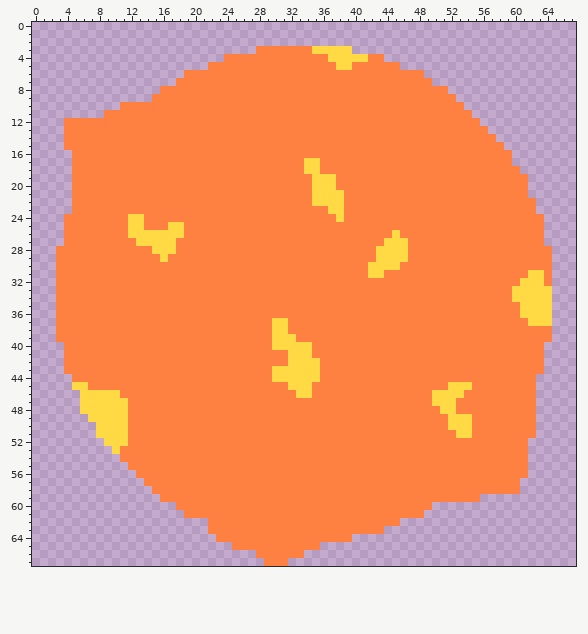
Pixel-art file -- Planets/planet_medium_back.ase. This is how it looked before the edit.
68x68 pixels, 1 frame.
The same view after the edit:
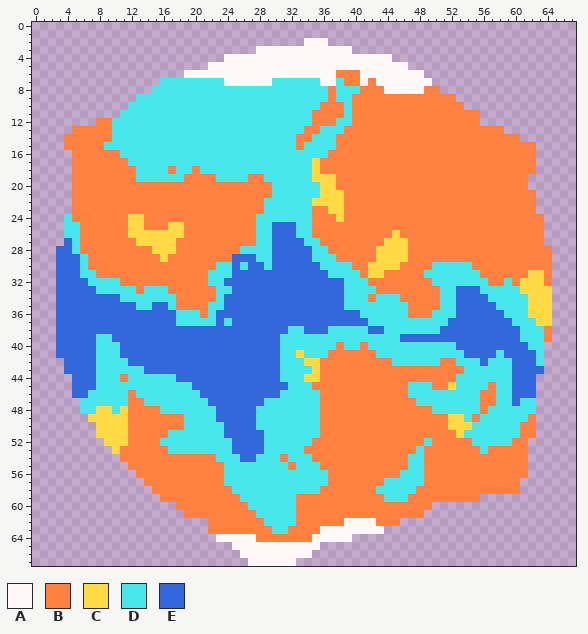
Palette (. is transparent): A #fff7f8  B #ff8142  C #ffda45  D #49e7ec  E #3368dc
What changed:
Changed rows in their new state; - is an unchanged pixel.
first column x 3:
 2 -------------------------------AAA---------------------------
 3 -------------------------AAAAAAAAAAAA------------------------
 4 ---------------------AAAAAAAAAAAAAAAAAAAAA-------------------
 5 -------------------AAAAAAAAAAAAAAAAAAAAAAAAA-----------------
 6 ----------------AAAAAAAAAAAAAAAAAAA---AAAAAAAA---------------
 7 -------------DDDDDDDDAAAAAADDDDDDAAD--A-AAAAAAA--------------
 8 ------------DDDDDDDDDDDDDDDDDDDDDD-DDD---AAAAA--.------------
 9 ----------DDDDDDDDDDDDDDDDDDDDDDDD-DD------------------------
10 --------.DDDDDDDDDDDDDDDDDDDDDDDD---D------------------------
11 ------..DDDDDDDDDDDDDDDDDDDDDDDD----D---------------B--------
12 -....--DDDDDDDDDDDDDDDDDDDDDDDDD---DD------------------------
13 -.-----DDDDDDDDDDDDDDDDDDDDDDDD--DDD------------------BB-----
14 -------DDDDDDDDDDDDDDDDDDDDDDD--DDD--------------------BBB---
15 ------DDDDDDDDDDDDDDDDDDDDDDDD-DDDD---------------------BBBB-
16 --------DDDDDDDDDDDDDDDDDDDDDDDDDD-----------------------BBB-
17 ---------DDDDDDDDDDDDDDDDDDDDDDD-------------------------BBB-
18 ----------DDDD-DD-DDDDDDDDDDDDDD--------------------------BB-
19 ----------DDDDDD----DDDD--DDDDDD-----------------------------
20 ---------------------------DDDDDD----------------------------
21 ---------------------------DDDDDD--------------------------B-
22 --------------------------DDDDDD-----------------------------
23 --------------------------DDDDDD-----------------------------
24 -D-----------------------DDDDDDD-----------------------------
25 -DD----------------------DDEEEDD-----------------------------
26 -DD----------------------DDEEEDD-----------------------------
27 -ED----------------------DDEEEEDD----------------------------
28 EED--------------------DDDDEEEEEDD---------------------------
29 EEED------------------EEEDDEEEEEDDD--------------------------
30 EEED----------------DDEDEEDEEEEEEDDDD----------DDDDD---------
31 EEEDD--------------DDDEEEEEEEEEEEEDDDD--------DDDDDDD--------
32 EEEEDDDD-----------DDEEEEEEEEEEEEEEEDDD--------DDDDDDD--D----
33 EEEEEDDDDD-DDD------DDEEEEEEEEEEEEEEDDDD--------DDEEEDDDDD---
34 EEEEEEEEDDDDDDD-----DEEEEEEEEEEEEEEEDDD-DDD-----DDEEEEDDDDD--
35 EEEEEEEEEEDDEED----DDEEEEEEEEEEEEEEEDDDDDDDD----DDEEEEEDDDD--
36 EEEEEEEEEEEEEEEDDD-DEEEEEEEEEEEEEEEEEEDDDDDD---DDDEEEEEEDDD--
37 EEEEEEEEEEEEEEEDDDDDEDEEEEEEEEEEEEEEEEEDDDDDDDDDDEEEEEEEEDDD-
38 EEEEEEEEEEEEEEEEEEEEEEEEEEEEEDDEEEDDDDDEEDDDDDDDEEEEEEEEEEDDD
39 EEEEEDDEEEEEEEEEEEEEEEEEEEEEDDDDDDDDDDDDDDDEEEEEEEEEEEEEEEDDD
40 EEEEEDDDEEEEEEEEEEEEEEEEEEEEDDDDDDD-DD-DDDDDDDDDDDEEEEEEEEEDD
41 EEEEEDDDEEEEEEEEEEEEEEEEEEEEDD-DDD------DDDDDDDDDDDEEEEDEEEED
42 -EEEEDDDDEEEEEEEEEEEEEEEEEEEDDD-----------DDDDDD--DDDEDDDEEED
43 -EEEEDDDDDDEEEEEEEEEEEEEEEEEDDDD-------------------DDDDDDEEEE
44 --EEEDDD-DDDDDDEEEEEEEEEEEEEDDD-------------------DDDDDDDEEE-
45 --EEEDDDDDDDDDDDDEEEEEEEEEEEEDDD------------DDD---DDDD-DDEEE-
46 --EEDDDDD-DDDDDDDDEEEEEEEEEEDDDDD-----------DDDDDDDDD--DDEEE-
47 ---DDDDDD--DDDDDDDDEEEEEEEDDDDDDD------------DDDDDDDD--DDEDD-
48 ---DD--D-----DDDDDDDEEEEEDDDDDDDD--------------DDDDDD-DDDDDD-
49 ----------------DDDDEEEEEDDDDDDDD------------------D-DDDDDD--
50 ----------------DDDDDEEEEDDDDDDDD-------------------DDDDDD---
51 --------------DDDDDDDEEEEEDDDDDDD------------------DDDDDDD---
52 -------------DDDDDDDDDEEEEDDDDDD--------------D-----DDDDD----
53 --------------DDDDDDDDEEEEDDDDD--------------D-------D-------
54 --------------------DDDEEDDD-DDD------------DD---------------
55 ---------------------DDDDDDDD-DDD-----------DD---------------
56 ---------------------DDDDDDDDDDDDD---------DDD---------------
57 ---------------------DDDDDDDDDDDDD-------DDDDD---------------
58 ----------------------DDDDDDDDDDD-------DDDDD----------------
59 -----------------------DDDDDDD-----------DDD-----------------
60 ------------------------DDDDDD-------------------------------
61 -------------------------DDDDD-------------------------------
62 --------------------------DDDD------AAAA---------------------
63 ---------------------------DD----AAAAAAAA--------------------
64 --------------------AAAAA-------AAAAA------------------------
65 ----------------------AAAAAAAAAAA----------------------------
66 -----------------------AAAAAAAAA-----------------------------
67 ------------------------AAAAAA-------------------------------
